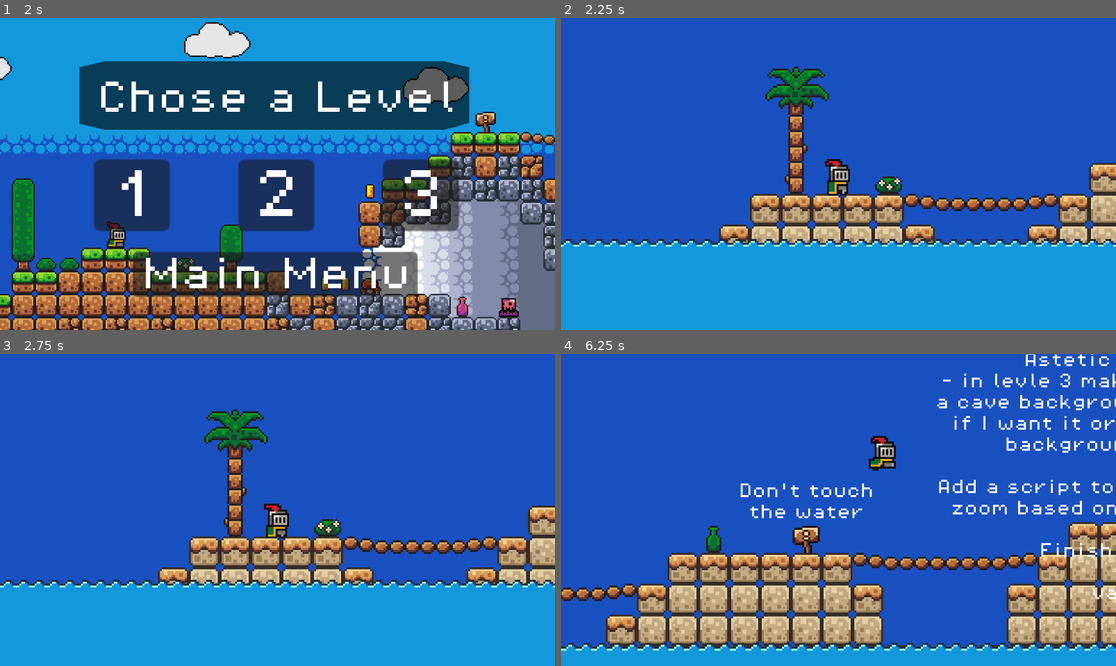
Above: before the commit, frames 1-4 (two rows, left to right).
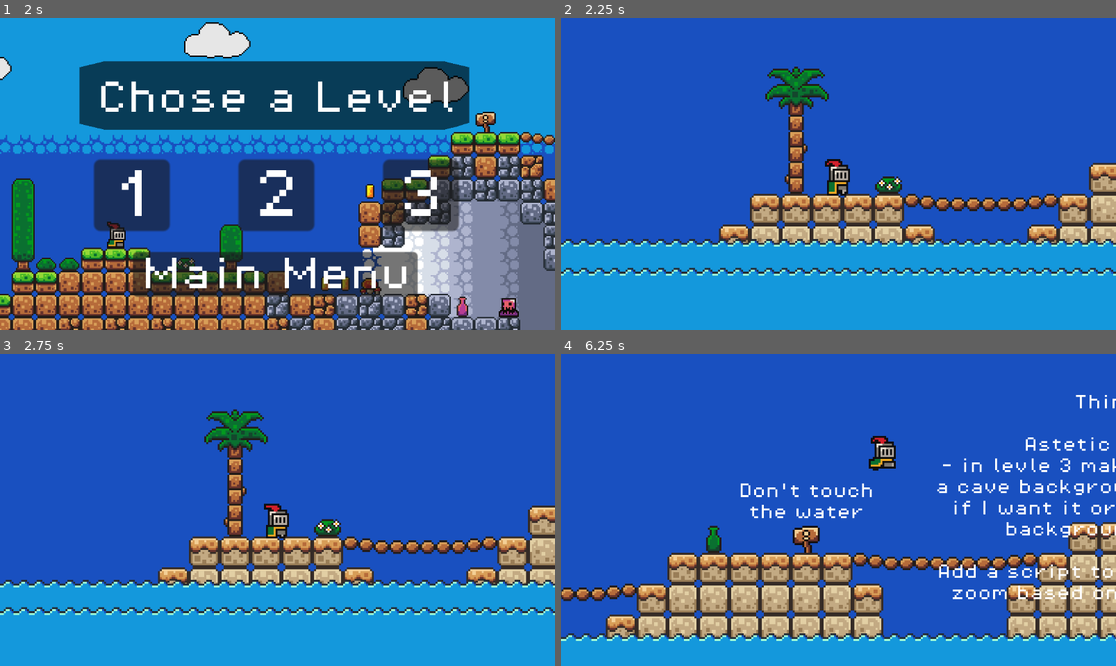
Above: after the commit, the same moments.

Repository: Highlighter56/Brakeys-Game
Game: Godot game, scene res://scense/Levels/home_page.tscn
Two runs of this game, one before a commit and one after it. Both use one fixed random seed, a clock stepped at 60 frames per second and the inputs below. Sound files missing from this copy of the repository are replaced by a short silence.
Inputs:
- Up to frame 1 (2 s): click "Play" at 0.5 s; click "Play" at 1.25 s
- Up to frame 2 (2.25 s): click "3" at 2 s
- Up to frame 3 (2.75 s): no input
- Up to frame 4 (6.25 s): hold D (move_right) 2.78-4.28 s; tap E (interact) every 0.75 s from 2.85 to 5.85 s; tap W (jump) at 3.02, 3.77, 5.27, 6.02 s; hold A (move_left) 4.28-5.03 s; hold D (move_right) from 5.03 s (still down)

Frame 1 is identical in both runs. In frame 2, 1.4% of the frame differs, in the area x 0-100%, y 79-83%; in frame 3, 1.4%; in frame 4, 8.6%, in the area x 0-100%, y 0-96%.

Commit message:
Updated Water on level 3

Diff:
--- a/scense/Levels/level_3.tscn
+++ b/scense/Levels/level_3.tscn
@@ -759,6 +759,43 @@
 [node name="Water5" parent="Folder_Water" instance=ExtResource("6_rdkh1")]
 position = Vector2(1984, 0)
 
+[node name="Water6" parent="Folder_Water" instance=ExtResource("6_rdkh1")]
+position = Vector2(2480, 0)
+
+[node name="Water7" parent="Folder_Water" instance=ExtResource("6_rdkh1")]
+position = Vector2(2976, 0)
+
+[node name="Water8" parent="Folder_Water" instance=ExtResource("6_rdkh1")]
+position = Vector2(3472, 0)
+
+[node name="Folder_Water2" type="Node2D" parent="."]
+z_index = 10
+position = Vector2(0, 407)
+script = ExtResource("6_6nuqg")
+
+[node name="Water" parent="Folder_Water2" instance=ExtResource("6_rdkh1")]
+
+[node name="Water2" parent="Folder_Water2" instance=ExtResource("6_rdkh1")]
+position = Vector2(496, 0)
+
+[node name="Water3" parent="Folder_Water2" instance=ExtResource("6_rdkh1")]
+position = Vector2(992, 0)
+
+[node name="Water4" parent="Folder_Water2" instance=ExtResource("6_rdkh1")]
+position = Vector2(1488, 0)
+
+[node name="Water5" parent="Folder_Water2" instance=ExtResource("6_rdkh1")]
+position = Vector2(1984, 0)
+
+[node name="Water6" parent="Folder_Water2" instance=ExtResource("6_rdkh1")]
+position = Vector2(2480, 0)
+
+[node name="Water7" parent="Folder_Water2" instance=ExtResource("6_rdkh1")]
+position = Vector2(2976, 0)
+
+[node name="Water8" parent="Folder_Water2" instance=ExtResource("6_rdkh1")]
+position = Vector2(3472, 0)
+
 [node name="platform_Big" parent="." instance=ExtResource("3_gu000")]
 z_index = 1
 position = Vector2(1900, 344)
@@ -768,10 +805,6 @@
 libraries = {
 "": SubResource("AnimationLibrary_2pg7c")
 }
-
-[node name="Sign3" parent="platform_Big/AnimationPlayer" instance=ExtResource("4_tav8h")]
-position = Vector2(584, 313)
-label_node = NodePath("../../../Folder_Sign/Sign_1/Sign Text")
 
 [node name="Button_2" parent="." instance=ExtResource("8_sdi72")]
 modulate = Color(0.652864, 0.652864, 0.652864, 1)
@@ -1075,16 +1108,10 @@
 offset_bottom = 377.0
 text = "Things to Fix/Add
 
-Add Credits once you finsih all three levels
-
 Astetic Changes to levels
  - in levle 3 make it so the cave part has a cave background - because im not sure if I want it or not, make it as another backgroun layer just to test
 
-Add a script to each camera to scale its zoom based on resolution/screen size
-
-Finish water on level 3
-
-validation run"
+Add a script to each camera to scale its zoom based on resolution/screen size"
 
 [node name="ButtonANDBlocks" type="Node" parent="."]
 
--- a/scripts/water.gd
+++ b/scripts/water.gd
@@ -2,7 +2,7 @@
 
 var SPEED = 15
 var leftBound = -512
-@export var rightBound = (512-16)*4 # = 1984
+@export var rightBound = (512-16)*7 # = 3472
 # the -16 is to force overlap, to avoid blank spaces
 
 func _ready():
